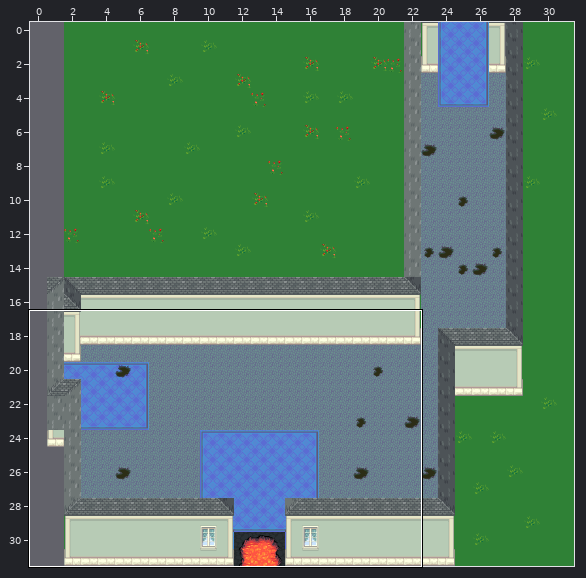
Level history. Tiled map: tiled/castle2.tmx. Above: a wide view before the commit, with the close-up outlined.
Close-up. Old version:
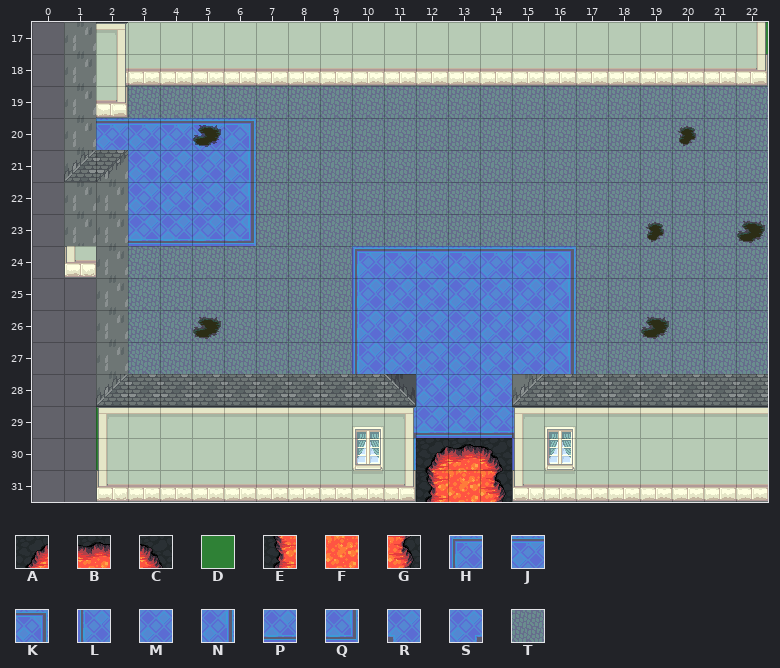
Cells are 32x32 px. Shown: x 0..22, y 17..31. Not drawn, because the pictures are missing: unchanged layer "collision".
Key: from "generic_background": A 66, B 67, C 68, D 85, E 93, F 94, G 95, H 465, J 466, K 467, L 492, M 493, N 494, P 520, Q 521, R 545, S 549, T 600.
_ is an empty cell, # one hidden under a higher layer.
Layers that did not change in this view are not listed.
Layer "background" before, first column x 0:
17 __DDDDDDDDDDDDDDDDDDDDD
18 __#####################
19 __#TTTTTTTTTTTTTTTTTTTT
20 __JJJJKTTTTTTTTTTTTTTTT
21 __MMMMNTTTTTTTTTTTTTTTT
22 __MMMMNTTTTTTTTTTTTTTTT
23 __PPPPQTTTTTTTTTTTTTTTT
24 __#TTTTTTTHJJJJJKTTTTTT
25 __DTTTTTTTLMMMMMNTTTTTT
26 __DTTTTTTTLMMMMMNTTTTTT
27 __DTTTTTTTLMMMMMNTTTTTT
28 __DDDDDDDDLMMMMMNDDDDDD
29 __DDDDDDDDLSPPPRNDDDDDD
30 __DDDDDDDDLNABCLNDDDDDD
31 __##########EFG########
And afterwards:
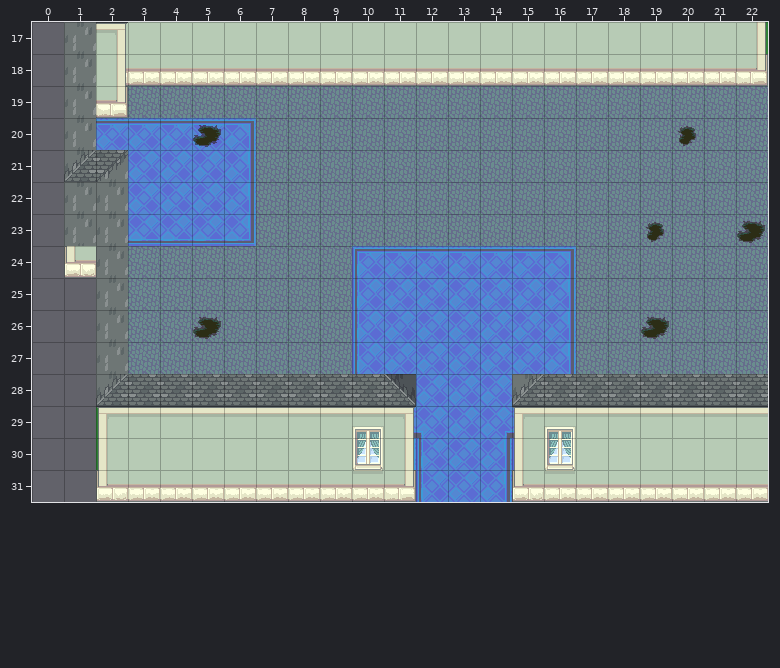
The edit:
Changed rows in their new state; . is an unchanged cell.
Layer "background":
first column x 12:
29 RMS
30 LMN
31 LMN
